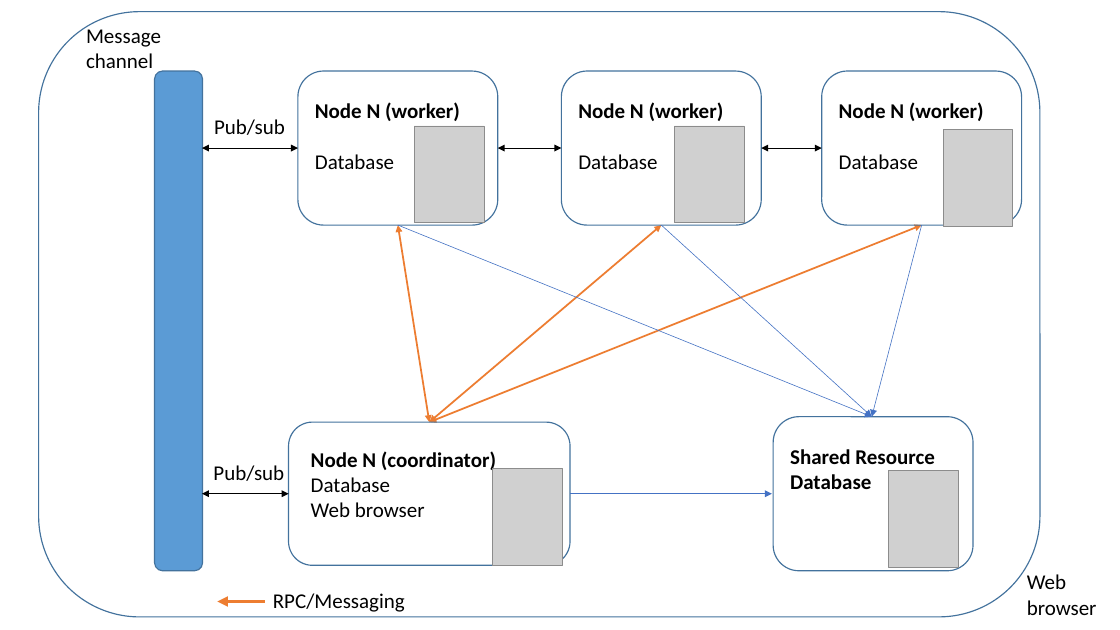
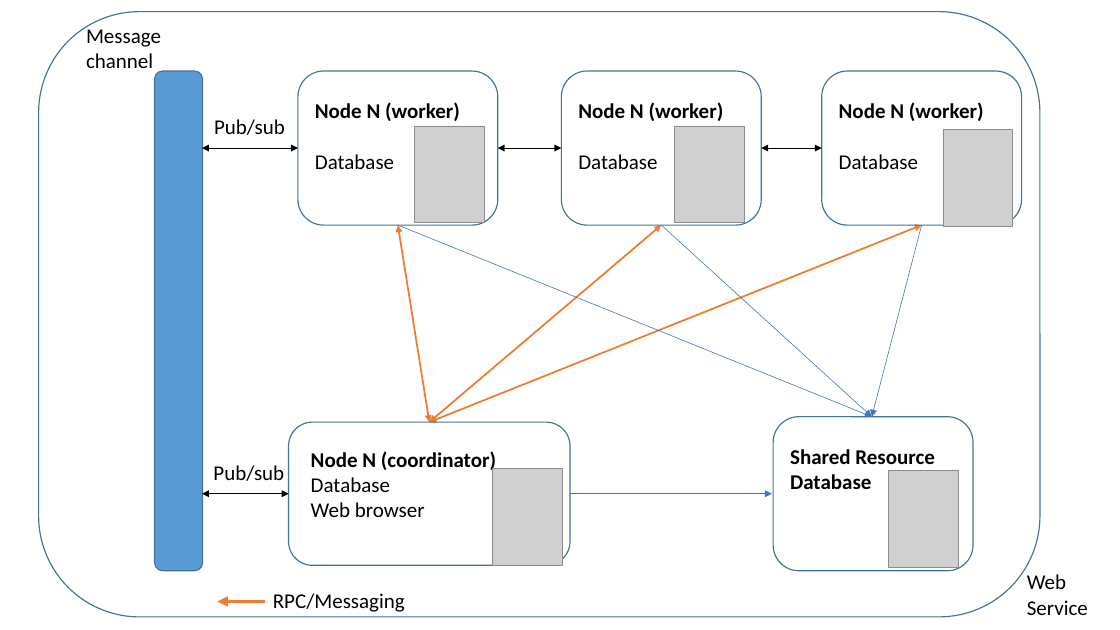
Before and after one commit to gowhd20/Chatchat_distributed_system, a slide deck: slide 1 of document/architecture.pptx. Drawn at 1120x630 pixels with LibreOffice and Linux fonts; fonts in the diff are those of the drawing; grey boxes stand for pictures. Boxes give left, top, right and bottom in pixels: in the first picture for what was removed or moved away, otherwise in the second. Text is boxed around its words. In the diff, an @@ line names an element or a change of style, - is before the commit and + after.

```diff
--- a/document/architecture.pptx
+++ b/document/architecture.pptx
@@ text at box(1027, 574, 1088, 615): text changed @@
-Web browser
+Web Service
```
Also in this commit, not shown: 2 other files.
